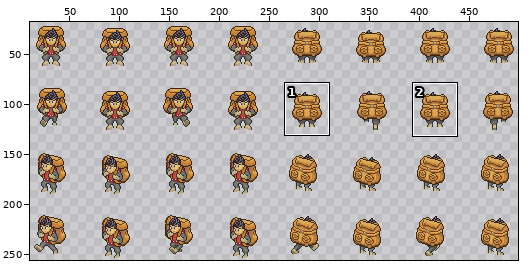
A sprite sheet gets an edit: Godot/assets/sprites/SquireSpritesheet.png. The picture above shows the old version from afar; the outline marks the close-up.
Close-up. As it was:
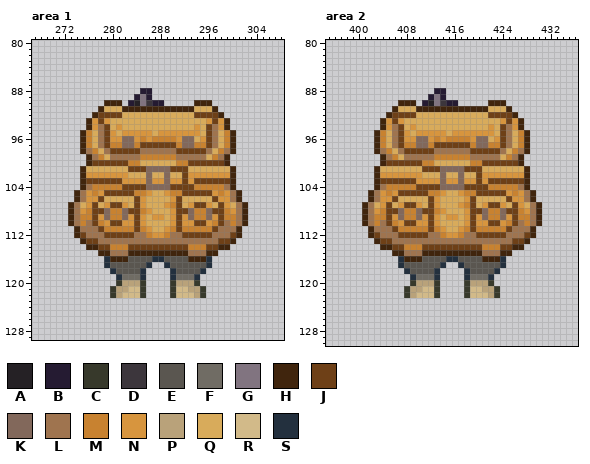
The file is 512x256 pixels. Shown: area 1: x 267..308, y 80..129; area 2: x 395..436, y 80..130. The wide view leaves out empty margins. The commit also changed other parts of the picture, which this record leaves out.
Palette (. is transparent): A #252125  B #251b32  C #37392b  D #3c363c  E #5a5650  F #706c64  G #817480  H #40250d  J #6e4017  K #82685b  L #9f744f  M #c88230  N #d7953e  P #b9a27a  Q #d8ab5b  R #d2ba89  S #23303e
Pixels before, area 1, first column x 273:
 88 ............BB................
 89 ...........BGB................
 90 ......HHH.BAGDBB.....HHH......
 91 .....HQQQHHHHHHHHHHHHQQQH.....
 92 ....HJJJJQQQQQQQQQQQQJJJJH....
 93 ...HNJNQQQQQQQQQQQQQQQQNJNH...
 94 ...HNLJQNQQQQQQQQQQQQNQJLNH...
 95 ..HMQLJNQNNNNNQNNNNNNNQJLQMH..
 96 ..HMQLJNNKKNMNMMMMNKKQNJLQMH..
 97 ..HMQLJMMKKMJJJJJJMKKMMJLQMH..
 98 ..HLMQLJJJJJLLLLLLJJJJJLQMLH..
 99 ...HLMQLLLLLMMMMMMLLLLLQMLH...
100 ...HJJJJJJMMQQQQQQMMJJJJJJH...
101 ..HQQQQQQQJJJKKKKJJJQQQQQQQH..
102 ..HNNNNNNNQQQKQQKQQJNNNNNNNH..
103 ..HJJJJJJNNNNKNNKNNJNJJJJJJH..
104 ..HLMMMMMJJJJKKKKJJJJMMMMMLH..
105 .HLNMNJJJJJMMNQQNMMJJJJJNMNLH.
106 .HLNNJQQQQQJNQQQQNJQQQQQJNNLH.
107 HLQNJQNJJNQJNQQQNMJQNJJNQJNQLH
108 HLNMJJKMMKJJMNQQQNJJKMMKJJMNLH
109 HLMMJNKMMKNJNQNNQNJNKMMKNJMMLH
110 HLMLJMNJJNNJNQQQQNJNNJJNMJLMLH
111 .HLLLJMMMMMJMNQQNMJMMMMMJLLLH.
112 .HJLLLJJJJJLLMNNMLLJJJJJLLLJH.
113 ..HJJLLLLLLLLLLLLLLLLLLLLJJH..
114 ...HHJJMMMJJJJJJJJJJMMMJJHH...
115 .....HHLLLHHHHHHHHHHLLLHH.....
116 ......SHHHEEEESSEEEEHHHS......
117 ......SEEEEEES..SEEEEEES......
118 .......SEEEES....SEEEES.......
119 ........SFFFS....SFFFS........
120 ........CPPPC....CPPPC........
121 .......CPPRRC....CRRPPC.......
122 .......CPRRRC....CRRRPC.......
Pixels before, area 2, first column x 401:
 88 ............BB................
 89 ...........BGB................
 90 ......HHH.BAGDBB.....HHH......
 91 .....HQQQHHHHHHHHHHHHQQQH.....
 92 ....HJJJJQQQQQQQQQQQQJJJJH....
 93 ...HNJNQQQQQQQQQQQQQQQQNJNH...
 94 ...HNLJQNQQQQQQQQQQQQNQJLNH...
 95 ..HMQLJNQNNNNNQNNNNNNNQJLQMH..
 96 ..HMQLJNNKKNMNMMMMNKKQNJLQMH..
 97 ..HMQLJMMKKMJJJJJJMKKMMJLQMH..
 98 ..HLMQLJJJJJLLLLLLJJJJJLQMLH..
 99 ...HLMQLLLLLMMMMMMLLLLLQMLH...
100 ...HJJJJJJMMQQQQQQMMJJJJJJH...
101 ..HQQQQQQQJJJKKKKJJJQQQQQQQH..
102 ..HNNNNNNNQQQKQQKQQJNNNNNNNH..
103 ..HJJJJJJNNNNKNNKNNJNJJJJJJH..
104 ..HLMMMMMJJJJKKKKJJJJMMMMMLH..
105 .HLNMNJJJJJMMNQQNMMJJJJJNMNLH.
106 .HLNNJQQQQQJNQQQQNJQQQQQJNNLH.
107 HLQNJQNJJNQJNQQQNMJQNJJNQJNQLH
108 HLNMJJKMMKJJMNQQQNJJKMMKJJMNLH
109 HLMMJNKMMKNJNQNNQNJNKMMKNJMMLH
110 HLMLJMNJJNNJNQQQQNJNNJJNMJLMLH
111 .HLLLJMMMMMJMNQQNMJMMMMMJLLLH.
112 .HJLLLJJJJJLLMNNMLLJJJJJLLLJH.
113 ..HJJLLLLLLLLLLLLLLLLLLLLJJH..
114 ...HHJJMMMJJJJJJJJJJMMMJJHH...
115 .....HHLLLHHHHHHHHHHLLLHH.....
116 ......SHHHEEEESSEEEEHHHS......
117 ......SEEEEEES..SEEEEEES......
118 .......SEEEES....SEEEES.......
119 ........SFFFS....SFFFS........
120 ........CPPPC....CPPPC........
121 .......CPPRRC....CRRPPC.......
122 .......CPRRRC....CRRRPC.......
And afterwards:
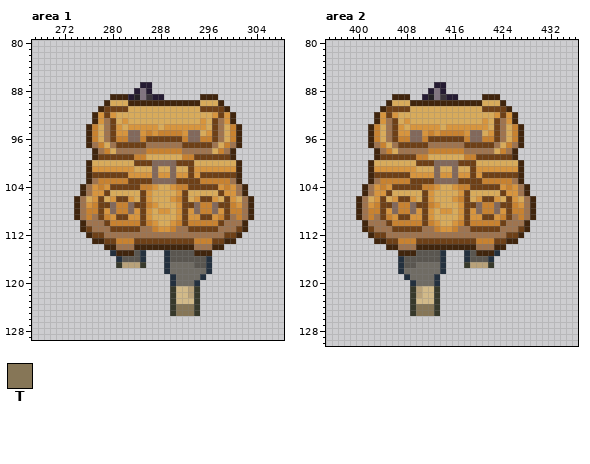
Colours new in this view: T #867657
The edit:
Changed rows in their new state; - is an unchanged pixel.
Area 1:
first column x 273:
 87 ------------BB-----------------
 88 -----------BG------------------
 89 -------HHHBA-DBB------HHH------
 90 -------QQQHHHHHHHHHHH-QQQH-----
 91 ------JJJJQQQQQQQQQQQ-JJJJH----
 92 -----N-NQ------------QQQNJNH---
 93 ---.HNLJ-N------------NQ-LNH---
 94 ----MQLJ--NNNNN-NNNNN-NQJLQMH--
 95 --.HMQLJN-KK-MNMMMM-KK-NJLQMH--
 96 --.HMQLJMM-K-JJJJJJM-KMMJLQMH--
 97 --.HLMQLJJJJ-LLLLLLJJJJ----LH--
 98 --..HLMQLLLL-MMMMMMLLLL--------
 99 ---.HJJJJJJM-QQQQQQMMJJJJJJH---
100 ----QQQQQQQJJJKKKKJJ-QQQQQQQH--
101 --.HNNNNNNNQQQ-QQKQQJNNNNNNNH--
102 --.HJJJJJJNNNNKNNKNNJ-JJJJJJH--
103 --.HLMMMMMJJJJKK-KJ-J-MMMMMLH--
104 ----N-NJJ---MMNQQNMM-JJJJNMNLH-
105 -.HLN--QQQQQJ---QQN-QQQQQJ-NLH-
106 ---Q---NJJNQJN----MJ-NJJNQJNQLH
107 .HL-MJJKMMK-JMN-QQNJJKMMK-JMNLH
108 .HL-M-NK-MKNJ--NNQN-NK-MKNJMMLH
109 .HL-LJMNJJ-NJNQQ-QNJNNJJ-MJLMLH
110 ..H-LLJMMMMMJMN---MJMMMM---L---
111 -.HJ-LLJJJJ-LLMN--LLJJJJ----JH-
112 -..HJJLLLLL--LLLL--LLLLL--J----
113 --..HHJJMMMJJJJJJJJJJMMMJ-H----
114 ---...HHLLLHHHHHHHHHHLLLH-.----
115 -----..SHH-ES...SEEEEHH-.------
116 ------..SE--S...S---EEE--------
117 ------..CPPPC.---FFFF----------
118 -------......---SFFFFFFS-------
119 --------.....--------FS--------
120 --------.....----SFFFS---------
121 -------......--------C.--------
122 -------......-------PC.--------
123 -----------------CRRRC---------
124 -----------------CTTTC---------
125 -----------------CTTTC---------
Area 2:
first column x 400:
 87 -------------BB----------------
 88 ------------BG-----------------
 89 ------HHH--BA-DBB----HHH-------
 90 -----HQQQ-HHHHHHHHHHHQQQ-------
 91 ----HJJJJ-QQQQQQQQQQQJJJJ------
 92 ---HNJNQQQ------------QN-N-----
 93 ---HNL-QN------------N-JLNH.---
 94 --HMQLJN--NNNN-NNNNNNNQJLQM----
 95 --HMQLJN-KK-M-MMMM-KKQ-JLQMH.--
 96 --HMQLJMMK-MJJJJJJ-K-MMJLQMH.--
 97 --HL----JJJJLLLLLL-JJJJLQMLH.--
 98 --------LLLLMMMMMM-LLLLQMLH..--
 99 ---HJJJJJJMMQQQQQQ-MJJJJJJH.---
100 --HQQQQQQQ-JJKKKKJJJQQQQQQQ----
101 --HNNNNNNN-QQKQQ-QQ-NNNNNNNH.--
102 --HJJJJJJ--NNKNNKNNJNJJJJJJH.--
103 --HLMMMMM-JJJK-KKJJJ-MMMMMLH.--
104 -HLNMNJJJJ-MMNQQNMM---JJN-N----
105 -HLN-JQQQQQ-NQQ---JQQQQQ--NLH.-
106 HLQNJQNJJN-JNQ--NMJQNJJN---Q---
107 HLNMJ-KMMKJJM-----J-KMMKJJM-LH.
108 HLMMJNKM-KN-NQ-N-NJNKM-KN-M-LH.
109 HLMLJM-JJNNJNQ-QQNJN-JJNMJL-LH.
110 ---L---MMMMJM---NMJMMMMMJLL-H..
111 -HJ----JJJJLL--NMLL-JJJJLL-JH.-
112 ----J--LLLLL--LLLL--LLLLLJJH..-
113 ----H-JMMMJJJJJJJJJJMMMJJHH..--
114 ----.-HLLLHHHHHHHHHHLLLHH...---
115 ------.-HHEEEES...SE-HHS..-----
116 --------EEE---S...S--ES..------
117 ----------FFFF---.CPPPC..------
118 -------SFFFFFFS---......-------
119 --------SF--------.....--------
120 ---------SFFFS----.....--------
121 --------.C--------......-------
122 --------.CP-------......-------
123 ---------CRRRC-----------------
124 ---------CTTTC-----------------
125 ---------CTTTC-----------------
